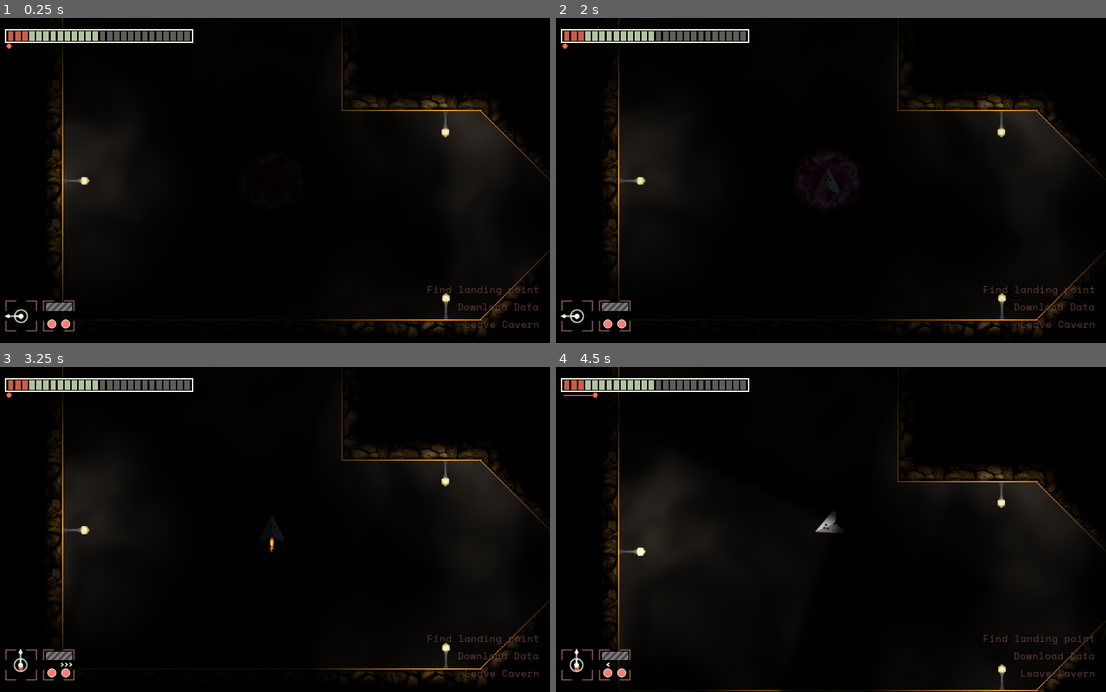
Above: before the commit, frames 1-4 (two rows, left to right).
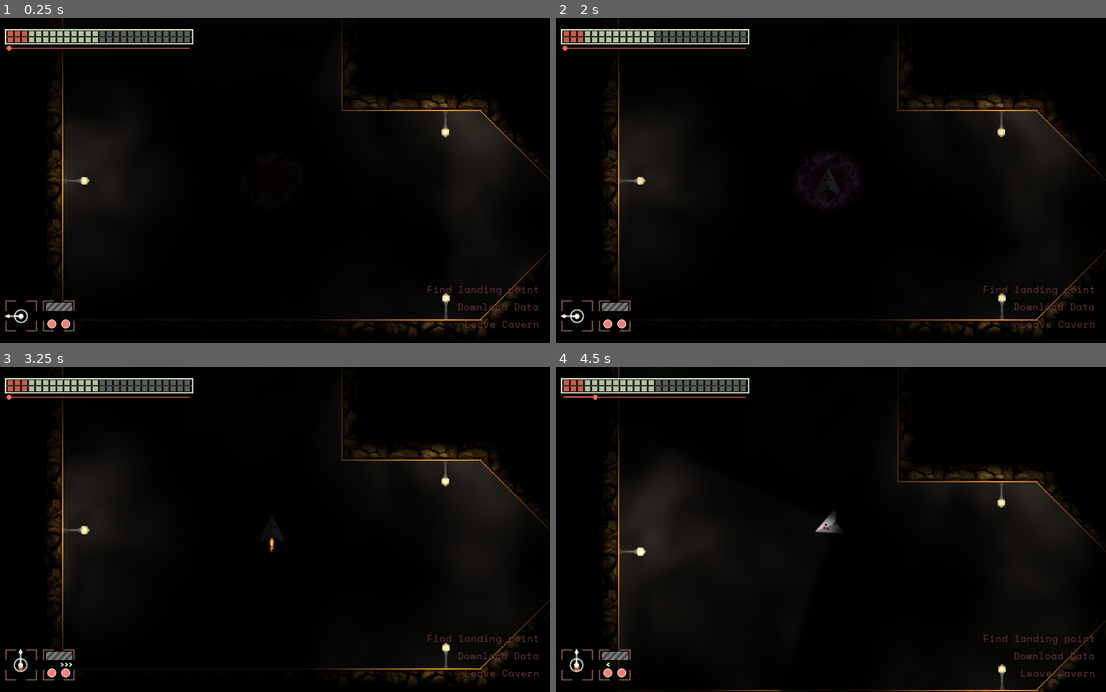
Above: after the commit, the same moments.

Repository: maximinus/scheme7
Game: Godot game, scene res://scenes/World.tscn
Same seed, same stepped clock (60 frames per second), same inputs: the game is played once before the commit and once after it.
Inputs:
- Up to frame 1 (0.25 s): no input
- Up to frame 2 (2 s): tap Enter at 0.5 s; hold D (RightTurn) 0.53-1.28 s; tap Space (FireLaser) at 0.6, 1.25 s; hold A (LeftTurn) from 1.28 s (still down); tap K (FullBeam) at 1.35 s
- Up to frame 3 (3.25 s): tap Enter at 2 s; release A (LeftTurn) at 2.03 s; hold D (RightTurn) 2.03-2.78 s; tap L (Lights) at 2.1 s; tap Space (FireLaser) at 2.75, 2.85 s; hold W (Thrust) from 2.78 s (still down)
- Up to frame 4 (4.5 s): release W (Thrust) at 3.53 s; hold A (LeftTurn) from 3.53 s (still down); tap K (FullBeam) at 3.6 s; tap L (Lights) at 4.35 s

The runs differ from the first frame. In frame 1, 0.9% of the frame differs, in the area x 0-36%, y 3-11%; in frame 2, 0.9%; in frame 3, 0.9%; in frame 4, 0.9%.

Commit message:
Fixed electric field bug. Added fuel gauge.

Diff:
--- a/Scheme7/code/global/globals.gd
+++ b/Scheme7/code/global/globals.gd
@@ -57,10 +57,37 @@
 				drain += FULLBEAM_COST
 		charge = max(0, charge)
 
+class FuelTank:
+	const STARTING_FUEL = 1000.0
+	const ROCKET_CONSUMPTION = 50.0
+
+	var fuel = STARTING_FUEL
+	var burning = false
+
+	func _init():
+		pass
+
+	func fuelLeft():
+		return fuel / STARTING_FUEL
+
+	func currentDrain():
+		# always max if rocket is on
+		if burning == true:
+			return 1.0
+		else:
+			return 0.0
+
+	func update(delta, rocket_on):
+		if rocket_on == true:
+			fuel = max(0, fuel - (ROCKET_CONSUMPTION * delta))
+			burning = true
+		else:
+			burning = false
 
 var last_force = Vector2(0, 0)
 var rocket = RocketTemperature.new(0, 0)
 var battery = BatteryCharge.new()
+var fuel = FuelTank.new()
 
 func _ready():
 	pass
--- a/Scheme7/scenes/LevelObjects/ElectricBarrier/ElectricBarrier.gd
+++ b/Scheme7/scenes/LevelObjects/ElectricBarrier/ElectricBarrier.gd
@@ -10,14 +10,11 @@
 func _ready():
 	pass
 
-func _on_Area2D_area_entered(area):
-	emit_signal('electric_contact')
-
 func _on_Area2D_body_entered(body):
 	if on == false:
 		if body.is_in_group('player'):
 			player_inside = true
-			return
+		return
 	if body.is_in_group('breakable'):
 		body.collide(Vector2(0, 0))
 	if body.is_in_group('player'):
@@ -25,15 +22,18 @@
 		player_inside = true
 
 func _on_Area2D_body_exited(body):
-	if on == false:
-		if body.is_in_group('player'):
+	if body.is_in_group('player'):
+		if on == false:
 			player_inside = false
-			return
-	if body.is_in_group('player'):
-		emit_signal('electric_contact_end')
-		player_inside = false
+		else:
+			emit_signal('electric_contact_end')
+			player_inside = false
 
 func doorHit():
+	# if the button is hit when a player is inside, do nothing
+	if player_inside == true:
+		return
+	# already off? do nothing
 	if on == false:
 		return
 	on = false
--- a/Scheme7/scenes/LevelObjects/ElectricBarrier/ElectricBarrier.tscn
+++ b/Scheme7/scenes/LevelObjects/ElectricBarrier/ElectricBarrier.tscn
@@ -39,6 +39,9 @@
 tangential_accel = 1.0
 scale_curve = SubResource( 5 )
 
+[sub_resource type="CanvasItemMaterial" id=9]
+light_mode = 1
+
 [sub_resource type="RectangleShape2D" id=7]
 extents = Vector2( 13, 2 )
 
@@ -72,6 +75,7 @@
 texture = ExtResource( 2 )
 
 [node name="Overlay" type="Sprite" parent="."]
+material = SubResource( 9 )
 texture = ExtResource( 3 )
 
 [node name="Button1" type="CollisionShape2D" parent="."]
@@ -91,10 +95,10 @@
 
 [node name="ElectricHum" type="AudioStreamPlayer2D" parent="."]
 stream = ExtResource( 5 )
-volume_db = -3.0
+volume_db = -2.0
 autoplay = true
-max_distance = 500.0
-attenuation = 1.10957
+max_distance = 600.0
+attenuation = 1.03527
 
 [node name="Timer" type="Timer" parent="."]
 wait_time = 5.0
--- a/Scheme7/scenes/Player/Player.gd
+++ b/Scheme7/scenes/Player/Player.gd
@@ -14,7 +14,7 @@
 const FULLBEAM_ENERGY = 2.0
 const LIGHT_ENERGY = 1.0
 
-const ELECTRIC_MOVE_FORCE = 100.0
+const ELECTRIC_MOVE_FORCE = 50.0
 const ELECTRIC_TURN_FORCE = 20.0
 
 enum LIGHT_STATUS { Normal, Circle, Off }
@@ -296,6 +296,7 @@
 	firing_rocket = true
 	$FlameLight.visible = true
 	Globals.rocket.update(1.0, delta)
+	Globals.fuel.update(delta, true)
 	$Flame/OuterParticle.emitting = true
 	$Flame/InnerParticle.emitting = true
 	if $RocketSound.playing == false:
@@ -305,6 +306,7 @@
 	firing_rocket = false
 	$FlameLight.visible = false
 	Globals.rocket.update(0.0, delta)
+	Globals.fuel.update(delta, false)
 	$Flame/OuterParticle.emitting = false
 	$Flame/InnerParticle.emitting = false
 	$RocketSound.stop()
--- a/Scheme7/scenes/PlayerUI/controls/battery_dial/BatteryLevel.gd
+++ b/Scheme7/scenes/PlayerUI/controls/battery_dial/BatteryLevel.gd
@@ -5,20 +5,31 @@
 const DIAL_WIDTH = 335.0
 const BLOCKS = 26
 const BLOCK_WIDTH = 13
-const BLOCK_OFFSET = 4
 
 func _ready():
 	pass
 
 func _process(delta):
+	displayBattery(delta)
+	displayFuel(delta)
+
+func displayBattery(delta):
 	Globals.battery.update(delta)
 	var charge = Globals.battery.chargeLeft()
 	var drain = Globals.battery.currentDrain()
 
 	var pos = drain * DIAL_WIDTH
-	$Indicator.position.x = pos
-	$DrainLevelThick.region_rect.end.x = pos
+	$Battery/BatteryIndicator.position.x = pos
+	$Battery/BatteryLevelThick.region_rect.end.x = pos
 
 	# how many blocks to show?
 	var blocks = int(ceil(charge * BLOCKS))
-	$BatteryLevel.region_rect.end.x = (blocks * BLOCK_WIDTH) + BLOCK_OFFSET
+	$Battery/BatteryLevel.region_rect.end.x = max(0, (blocks * BLOCK_WIDTH) - 3)
+
+func displayFuel(delta):
+	var fuel_left = Globals.fuel.fuelLeft()
+	var drain = Globals.fuel.currentDrain()
+
+	var pos = drain * DIAL_WIDTH
+	var blocks = int(ceil(fuel_left * BLOCKS))
+	$Fuel/FuelLevel.region_rect.end.x = max(0, (blocks * BLOCK_WIDTH) - 3)
--- a/Scheme7/scenes/PlayerUI/controls/battery_dial/BatteryLevel.tscn
+++ b/Scheme7/scenes/PlayerUI/controls/battery_dial/BatteryLevel.tscn
@@ -1,7 +1,7 @@
 [gd_scene load_steps=7 format=2]
 
-[ext_resource path="res://gfx/gui/battery_dial/battery_level.png" type="Texture" id=1]
-[ext_resource path="res://gfx/gui/battery_dial/battery_level_border.png" type="Texture" id=2]
+[ext_resource path="res://gfx/gui/battery_dial/border.png" type="Texture" id=1]
+[ext_resource path="res://gfx/gui/battery_dial/level.png" type="Texture" id=2]
 [ext_resource path="res://gfx/gui/battery_dial/drain_level_thick.png" type="Texture" id=3]
 [ext_resource path="res://gfx/gui/battery_dial/drain_level_thin.png" type="Texture" id=4]
 [ext_resource path="res://gfx/gui/battery_dial/drain_indicator.png" type="Texture" id=5]
@@ -10,29 +10,41 @@
 [node name="BatteryLevel" type="Node2D"]
 script = ExtResource( 6 )
 
-[node name="BatteryLevel" type="Sprite" parent="."]
+[node name="Border" type="Sprite" parent="."]
 texture = ExtResource( 1 )
 centered = false
-region_enabled = true
-region_rect = Rect2( 0, 0, 4, 26 )
 
-[node name="BatteryLevelBorder" type="Sprite" parent="."]
+[node name="Battery" type="Node2D" parent="."]
+
+[node name="BatteryLevel" type="Sprite" parent="Battery"]
 texture = ExtResource( 2 )
 centered = false
+offset = Vector2( 6, 16 )
+region_enabled = true
+region_rect = Rect2( 0, 0, 0, 9 )
 
-[node name="DrainLevelThick" type="Sprite" parent="."]
+[node name="BatteryLevelThick" type="Sprite" parent="Battery"]
 texture = ExtResource( 3 )
 centered = false
-offset = Vector2( 6, 31 )
+offset = Vector2( 6, 34 )
 region_enabled = true
 region_rect = Rect2( 0, 0, 335, 3 )
 
-[node name="DrainLevel" type="Sprite" parent="."]
+[node name="BatteryLevelThin" type="Sprite" parent="Battery"]
 texture = ExtResource( 4 )
 centered = false
-offset = Vector2( 6, 32 )
+offset = Vector2( 6, 35 )
 
-[node name="Indicator" type="Sprite" parent="."]
+[node name="BatteryIndicator" type="Sprite" parent="Battery"]
 texture = ExtResource( 5 )
 centered = false
-offset = Vector2( 3, 28 )
+offset = Vector2( 3, 31 )
+
+[node name="Fuel" type="Node2D" parent="."]
+
+[node name="FuelLevel" type="Sprite" parent="Fuel"]
+texture = ExtResource( 2 )
+centered = false
+offset = Vector2( 6, 4 )
+region_enabled = true
+region_rect = Rect2( 0, 0, 0, 9 )
Binary file added: Scheme7/gfx/gui/battery_dial/battery_drain_thick.png
Not shown, added: Scheme7/gfx/gui/battery_dial/battery_drain_thick.png.import
Binary file added: Scheme7/gfx/gui/battery_dial/battery_drain_thin.png
Not shown, added: Scheme7/gfx/gui/battery_dial/battery_drain_thin.png.import
Binary file changed: Scheme7/gfx/gui/battery_dial/battery_level.png
Binary file added: Scheme7/gfx/gui/battery_dial/border.png
Not shown, added: Scheme7/gfx/gui/battery_dial/border.png.import
Binary file added: Scheme7/gfx/gui/battery_dial/fuel_drain_thick.png
Not shown, added: Scheme7/gfx/gui/battery_dial/fuel_drain_thick.png.import
Binary file added: Scheme7/gfx/gui/battery_dial/fuel_drain_thin.png
Not shown, added: Scheme7/gfx/gui/battery_dial/fuel_drain_thin.png.import
Binary file added: Scheme7/gfx/gui/battery_dial/fuel_level.png
(and 4 more such lines)
